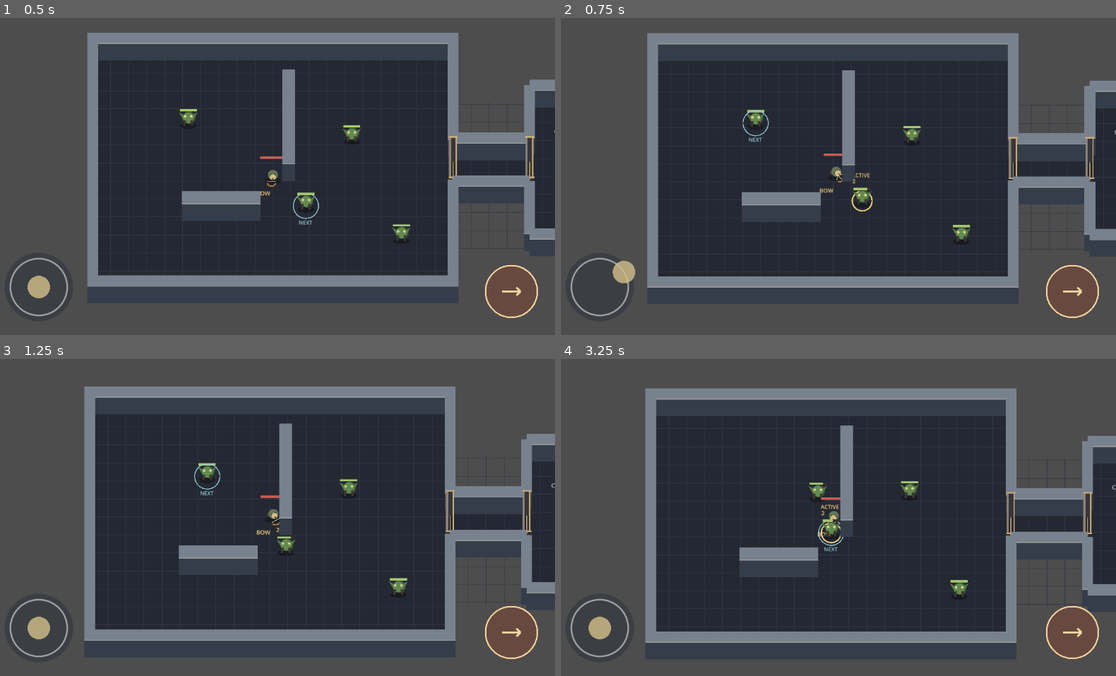
Above: before the commit, frames 1-4 (two rows, left to right).
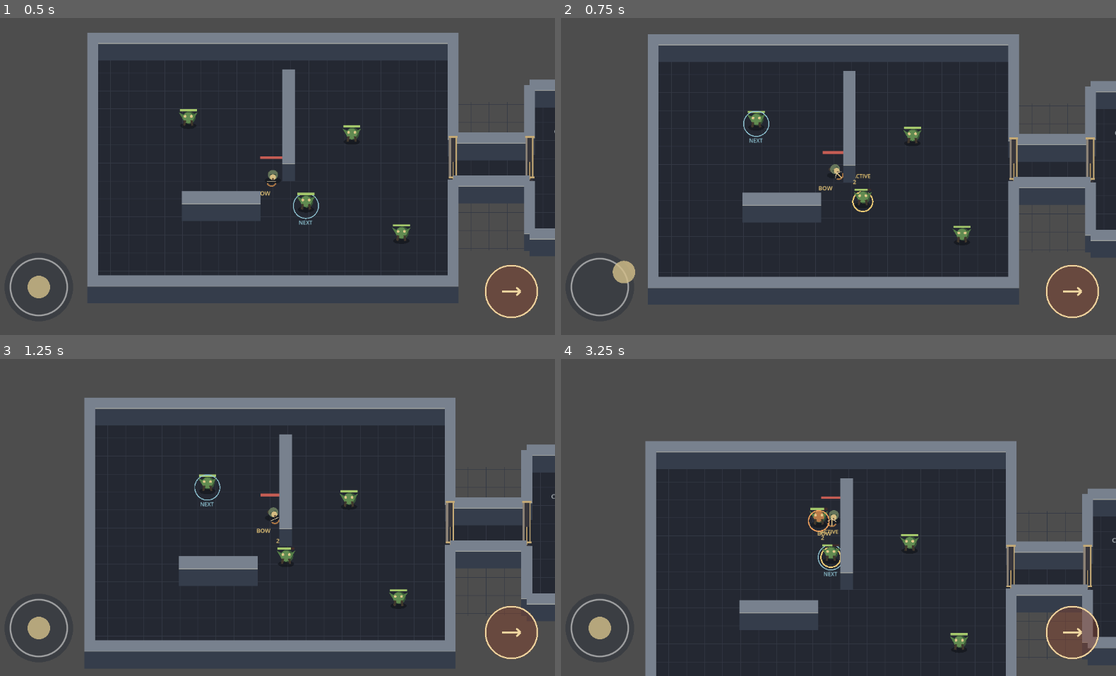
Above: after the commit, the same moments.

Repository: Jonty303/Project-Gauntlands
Game: Godot game, scene res://scenes/main.tscn
The game is run twice, just before and just after one commit, with the same random seed, the same clock (stepped at 60 frames per second) and the same inputs.
Inputs (mouse positions are in pixels of both pictures, inside the frame that each line leads up to):
- Up to frame 1 (0.5 s): no input
- Up to frame 2 (0.75 s): tap Enter (ui_accept) at 0.5 s; drag from (599, 287) to (888, 106) at 0.52 s
- Up to frame 3 (1.25 s): no input
- Up to frame 4 (3.25 s): drag from (1071, 631) to (805, 580) at 1.27 s; move the mouse to (888, 447) at 2.02 s; hold D (move_right) 2.03-2.75 s; tap Q (target_previous) at 2.1 s; drag from (805, 580) to (666, 469) at 2.77 s

Frame 1 is identical in both runs. In frame 2, 2.8% of the frame differs, in the area x 15-100%, y 4-86%; in frame 3, 17%; in frame 4, 32%, in the area x 15-100%, y 9-100%.

Commit message:
Keep controls screen-relative under diagonal camera

Diff:
--- a/scripts/player.gd
+++ b/scripts/player.gd
@@ -68,6 +68,10 @@
     var direction := Input.get_vector("move_left", "move_right", "move_up", "move_down")
     if touch_direction.length_squared() > 0.001:
         direction = touch_direction
+    # Map screen-relative joystick/WASD directions back into rotated world space.
+    var iso_camera := get_parent().get_node_or_null("Camera2D") as Camera2D
+    if iso_camera != null:
+        direction = direction.rotated(iso_camera.rotation)
     velocity = direction * move_speed
 
     if Input.is_action_just_pressed("weapon_toggle"):
